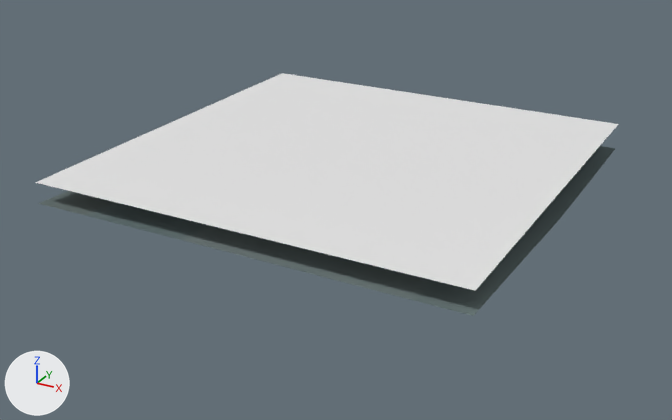
A saved change to the glTF model eloria-assets/maps/continent-v2/whitepeak/client/chunks/16_14/world.glb.
Both versions are drawn from a camera (50 mm lens) standing at (705.9, -574.1, 71.8) and looking at (615.2, -409.2, -10.7). The lights are fixed; the arrows at lower left show +X, +Y and +Z. The first picture is the older version. Where no turn or scale is listed for an object, it has been applied to the vertices. Vertices at exactly the same position are counted once.

Names of what the first picture shows: 'AuthoredGround_whitepeakBase_whitepeak_16_14', 'Terrain_whitepeak_16_14', 'Water_whitepeak_16_14'.
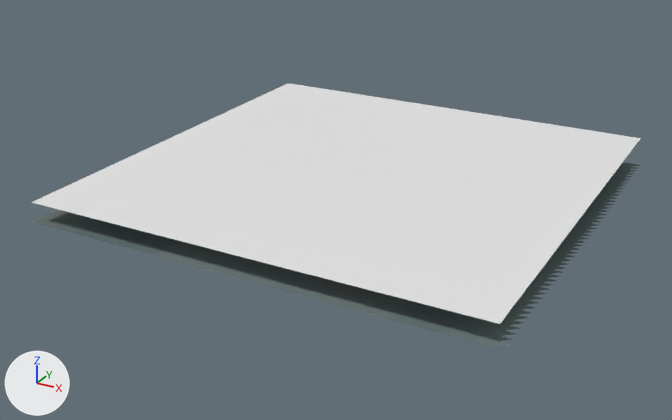
Location of each change, [x1, y1, x2, y2] in pixels of the pictures (672 x 420 px; the box of a moved part takes in the faces that stretch with it):
'Water_whitepeak_16_14', mesh moved
    before: [35, 73, 618, 290]
    after: [31, 83, 641, 324]
'AuthoredGround_whitepeakBase_whitepeak_16_14', reshaped (9% taller)
    before: [38, 146, 615, 316]
    after: [33, 162, 641, 347]
'Terrain_whitepeak_16_14', reshaped (mostly hidden)
    before: [101, 219, 508, 307]
    after: [31, 210, 489, 347]
part 3 of me_authoredground_whitepeakbase_whitepeak_16_14, moved or reshaped (mostly hidden before)
    before: [38, 146, 615, 209]
    after: [33, 162, 641, 347]

The change, as a list of edits to the scene's bpy script:
```text
Change me_terrain_whitepeak_16_14:
    used by ob_terrain_whitepeak_16_14; location = (-1351.0, 5621.0, 0.0)
    remove me_terrain_whitepeak_16_14.from_pydata(...)  # 2401 vertices, 4608 faces; spans x 1917.0..2013.0, y -6069.0..-5973.0, z -6.7..-4.6
    add me_terrain_whitepeak_16_14.from_pydata(...)  # 2401 vertices, 4608 faces; spans x 1923.0..2019.0, y -6077.0..-5981.0, z -6.7..-4.3
    me_terrain_whitepeak_16_14 part 1: 2401 of 2401 vertices moved; they spanned x 1917.0..2013.0, y -6069.0..-5973.0, z -6.7..-4.6 and now span x 1923.0..2019.0, y -6077.0..-5981.0, z -6.7..-4.3; mean shift (6.0, -8.0, 0.1)
Change me_water_whitepeak_16_14:
    used by ob_water_whitepeak_16_14; location = (-1351.0, 5621.0, 0.0)
    remove me_water_whitepeak_16_14.from_pydata(...)  # 4 vertices, 2 faces; spans x 1917.0..2013.0, y -6069.0..-5973.0, z 0.0
    add me_water_whitepeak_16_14.from_pydata(...)  # 4 vertices, 2 faces; spans x 1924.0..2020.0, y -6077.0..-5981.0, z 0.0
    me_water_whitepeak_16_14 part 2: the whole mesh is moved by (7.0, -8.0, 0.0)
Change me_authoredground_whitepeakbase_whitepeak_16_14:
    used by ob_authoredground_whitepeakbase_whitepeak_16_14; location = (-1351.0, 5621.0, 0.0)
    remove me_authoredground_whitepeakbase_whitepeak_16_14.from_pydata(...)  # 2401 vertices, 4608 faces; spans x 1917.0..2013.0, y -6069.0..-5973.0, z -6.7..-4.6
    add me_authoredground_whitepeakbase_whitepeak_16_14.from_pydata(...)  # 2448 vertices, 4608 faces; spans x 1923.0..2021.0, y -6077.0..-5981.0, z -6.8..-4.3
    me_authoredground_whitepeakbase_whitepeak_16_14 part 3: 332 vertices removed from x 1917.0..2013.0, y -6069.0..-5973.0, z -6.4..-4.7; 379 vertices added at x 1923.0..2021.0, y -6077.0..-5981.0, z -6.8..-4.3
```
